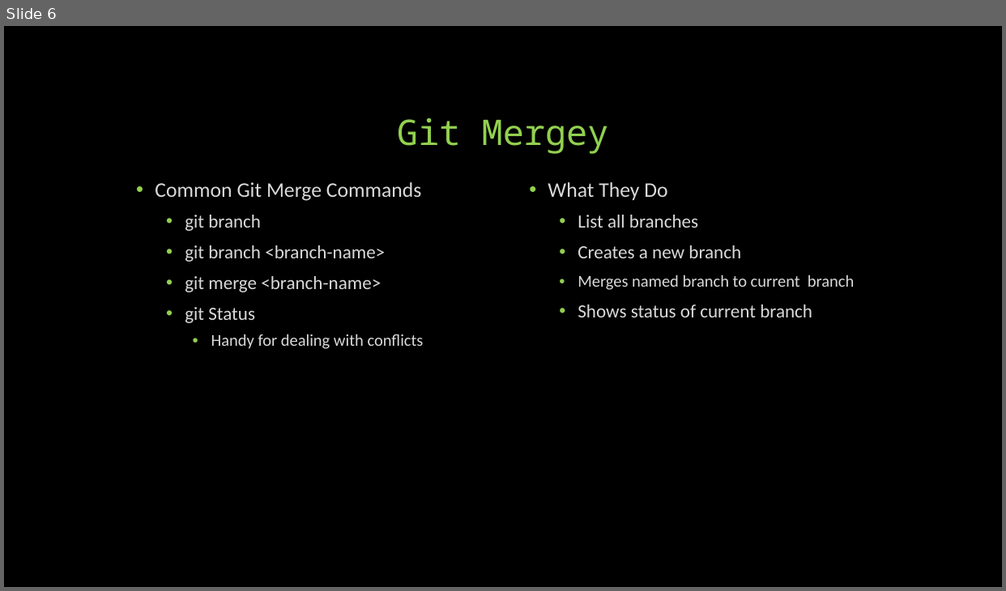
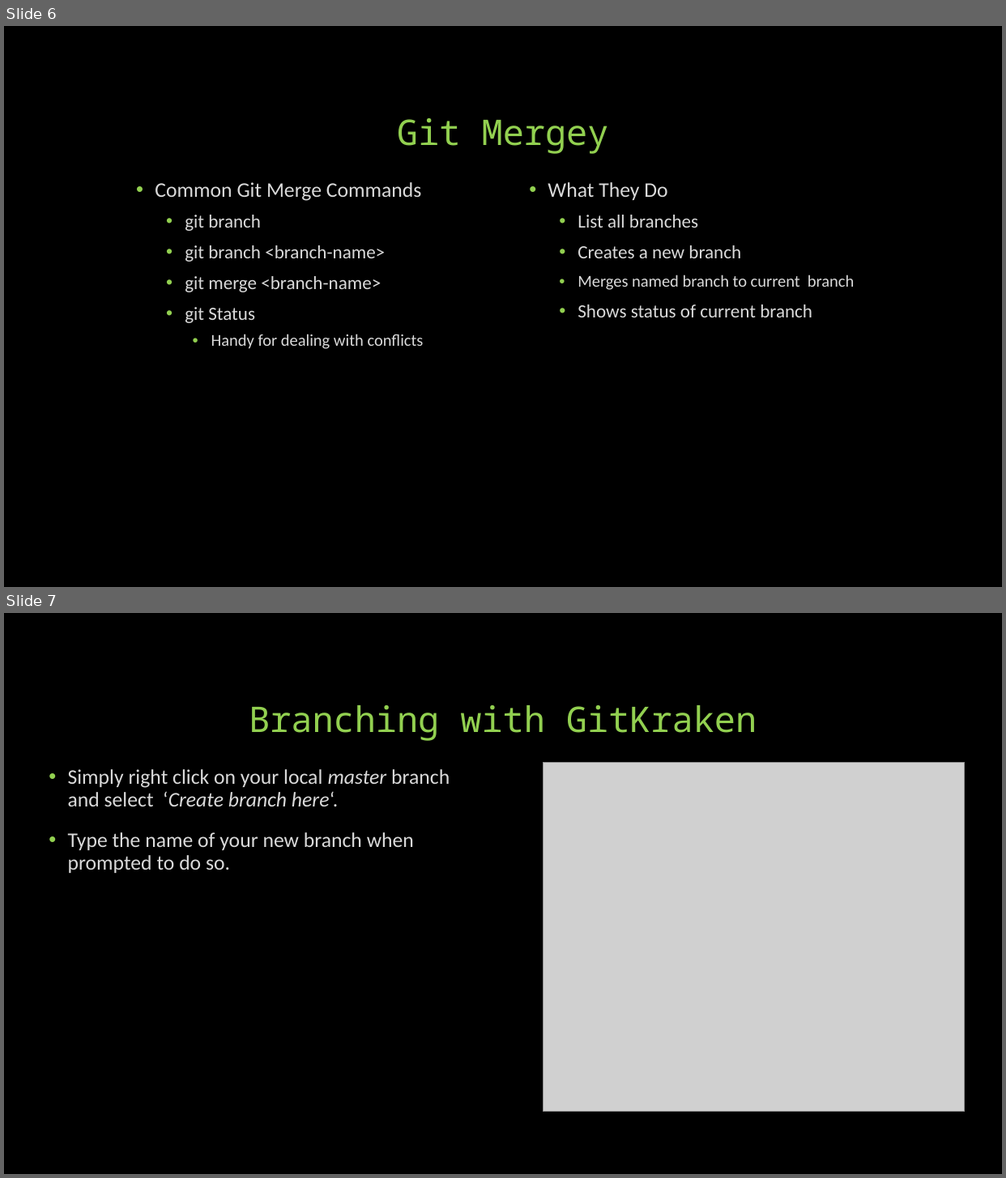
Before and after one commit to KalinBowden/BeDapperDesigns, a slide deck: GIT HUB Branching & Merging.pptx. Shown one above the other, each under a label of ours: slide 6 before the commit, slides 6 and 7 after it. The pictures are 1006x591 and 1006x1178 pixels, drawn with LibreOffice and Linux fonts; fonts in the diff are those of the drawing; grey boxes stand for pictures. Boxes give left, top, right and bottom in pixels: in the first picture for what was removed or moved away, otherwise in the second. Text is boxed around its words. In the diff, an @@ line names an element or a change of style, - is before the commit and + after.

Commit message:
Updated PowerPoint Added GitKraken Branching

```diff
--- a/GIT HUB Branching & Merging.pptx
+++ b/GIT HUB Branching & Merging.pptx
@@ slide 7 added at (4,613,1002,1174), background #000000 @@
@@ title added at (249,705,756,741), 34 pt, text #92D050 @@
+Branching with GitKraken
@@ text added at (68,769,450,873), 20 pt, text #D9D9D9 @@
+• Simply right click on your local master branch and select ‘Create branch here‘.
+• Type the name of your new branch when prompted to do so.
@@ picture added at (543,763,965,1112) @@
```
